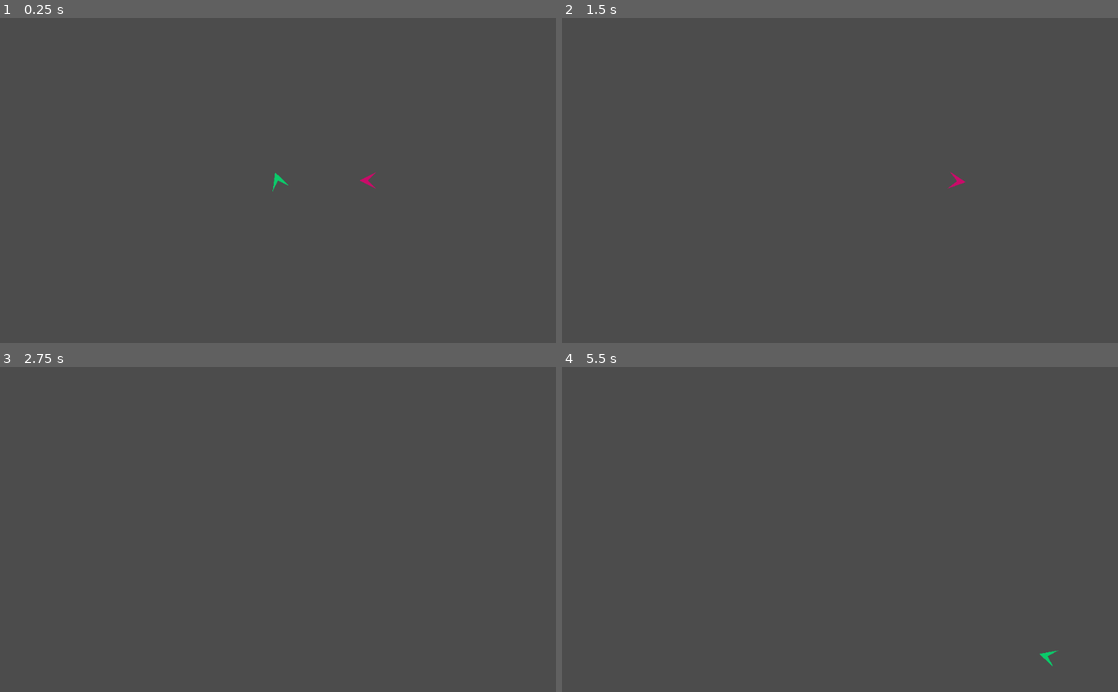
Above: before the commit, frames 1-4 (two rows, left to right).
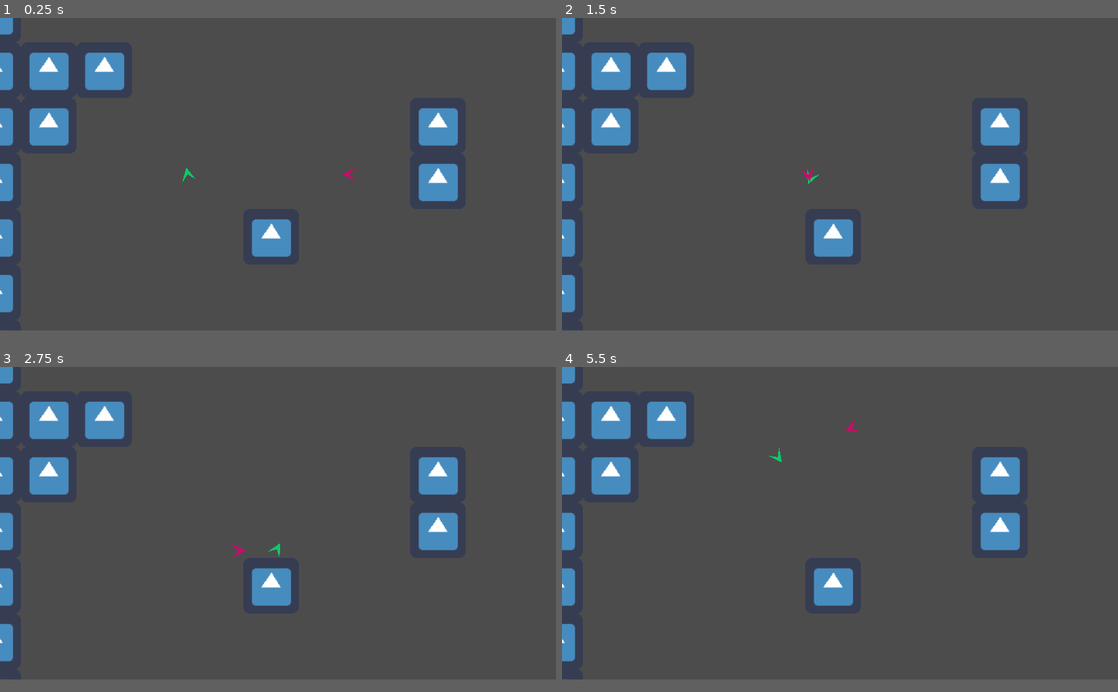
Above: after the commit, the same moments.

Repository: Leuug/DreamArcade
Game: Godot game, scene res://src/test_level.tscn
Same seed, same stepped clock (60 frames per second), same inputs: the game is played once before the commit and once after it. Before the commit the project has no main scene; this scene is started directly in both runs. The engine's default icon, where the game draws it, is replaced by a stand-in: a white triangle on a blue panel in a dark square.
Inputs (mouse positions are in pixels of both pictures, inside the frame that each line leads up to):
- Up to frame 1 (0.25 s): no input
- Up to frame 2 (1.5 s): move the mouse to (962, 164) at 0.52 s; hold D (move_right) 0.53-1.28 s; move the mouse to (728, 196) at 1.27 s; hold S (move_down) from 1.28 s (still down)
- Up to frame 3 (2.75 s): move the mouse to (333, 458) at 2.02 s; release S (move_down) at 2.03 s; hold D (move_right) from 2.03 s (still down)
- Up to frame 4 (5.5 s): move the mouse to (812, 594) at 2.77 s; release D (move_right) at 2.78 s; hold W (move_up) 2.78-3.53 s; move the mouse to (1006, 578) at 3.52 s; hold A (move_left) 3.53-5.03 s; tap F3 (decrease_volume, bound only after the commit) at 4.15 s; move the mouse to (673, 480) at 4.27 s; tap F11 (full_screen_mode_shift, bound only after the commit) at 4.9 s; move the mouse to (867, 529) at 5.02 s; hold S (move_down) from 5.03 s (still down)
In our replay, the window is 800x468 before the commit and 800x450 after it. These sizes can differ from the game's own. Grey fills any space a smaller window leaves; there, only what the larger window draws over its background counts as a difference.

The runs differ from the first frame. In frame 1, 6.5% of the frame differs, in the area x 0-83%, y 0-91%; in frame 2, 6.5%; in frame 3, 6.4%; in frame 4, 6.5%.

Commit message:
Added 'Game' Singleton & Updated motion/friction
move_and_slide and move_and_collide done right.

Diff:
--- a/project.godot
+++ b/project.godot
@@ -16,7 +16,43 @@
 [application]
 
 config/name="Dream Arcade"
+run/main_scene="res://src/test_level.tscn"
 config/icon="res://icon.png"
+
+[autoload]
+
+Game="*res://src/autoload/game.gd"
+
+[display]
+
+window/size/width=1280
+window/size/height=720
+window/size/resizable=false
+window/stretch/mode="2d"
+window/stretch/aspect="keep"
+
+[importer_defaults]
+
+texture={
+"compress/bptc_ldr": 0,
+"compress/hdr_mode": 0,
+"compress/lossy_quality": 0.7,
+"compress/mode": 0,
+"compress/normal_map": 0,
+"detect_3d": false,
+"flags/anisotropic": false,
+"flags/filter": false,
+"flags/mipmaps": false,
+"flags/repeat": 0,
+"flags/srgb": 2,
+"process/HDR_as_SRGB": false,
+"process/fix_alpha_border": true,
+"process/invert_color": false,
+"process/premult_alpha": false,
+"size_limit": 0,
+"stream": false,
+"svg/scale": 1.0
+}
 
 [input]
 
@@ -40,6 +76,26 @@
 "events": [ Object(InputEventKey,"resource_local_to_scene":false,"resource_name":"","device":0,"alt":false,"shift":false,"control":false,"meta":false,"command":false,"pressed":false,"scancode":83,"unicode":0,"echo":false,"script":null)
  ]
 }
+full_screen_mode_shift={
+"deadzone": 0.5,
+"events": [ Object(InputEventKey,"resource_local_to_scene":false,"resource_name":"","device":0,"alt":false,"shift":false,"control":false,"meta":false,"command":false,"pressed":false,"scancode":16777254,"unicode":0,"echo":false,"script":null)
+ ]
+}
+decrease_volume={
+"deadzone": 0.5,
+"events": [ Object(InputEventKey,"resource_local_to_scene":false,"resource_name":"","device":0,"alt":false,"shift":false,"control":false,"meta":false,"command":false,"pressed":false,"scancode":16777246,"unicode":0,"echo":false,"script":null)
+ ]
+}
+increase_volume={
+"deadzone": 0.5,
+"events": [ Object(InputEventKey,"resource_local_to_scene":false,"resource_name":"","device":0,"alt":false,"shift":false,"control":false,"meta":false,"command":false,"pressed":false,"scancode":16777247,"unicode":0,"echo":false,"script":null)
+ ]
+}
+restart={
+"deadzone": 0.5,
+"events": [ Object(InputEventKey,"resource_local_to_scene":false,"resource_name":"","device":0,"alt":false,"shift":false,"control":false,"meta":false,"command":false,"pressed":false,"scancode":82,"unicode":0,"echo":false,"script":null)
+ ]
+}
 
 [layer_names]
 
--- /dev/null
+++ b/src/autoload/game.gd
@@ -0,0 +1,88 @@
+extends Node
+"""
+Lida com o comportamento geral do jogo.
+"""
+
+signal volume_changed
+signal mute_toggled
+signal fullscreen_mode_changed
+signal score_changed
+
+const VOLUME_STEP = 0.1
+var score: int setget set_score
+
+
+func _input(event: InputEvent) -> void:
+
+	if Engine.is_editor_hint():
+		return
+
+	if event.is_action_pressed("full_screen_mode_shift"):
+		set_fullscreen()
+
+	if event.is_action_pressed("decrease_volume"):
+		decrease_volume()
+
+	if event.is_action_pressed("increase_volume"):
+		increase_volume()
+
+	if event.is_action_pressed("restart"):
+		var errors: int = get_tree().reload_current_scene()
+
+		assert(errors == OK)
+
+
+func increase_volume(channel: int = AudioServer.get_bus_index("Master")) -> void:
+	set_volume(linear2db(db2linear(AudioServer.get_bus_volume_db(channel))  + VOLUME_STEP), channel)
+
+
+func decrease_volume(channel: int = AudioServer.get_bus_index("Master")) -> void:
+	set_volume(linear2db(db2linear(AudioServer.get_bus_volume_db(channel))  - VOLUME_STEP), channel)
+
+
+func set_volume(value: float, channel: int = AudioServer.get_bus_index("Master")) -> void:
+	"""
+	Altera o volume do jogo para o valor (linear) indicado.
+	"""
+	var is_muted := AudioServer.is_bus_mute(channel)
+	var mute := is_muted
+
+	if value <= -80:
+
+		if not is_muted:
+			mute = true
+
+	elif value <= 0:
+
+		AudioServer.set_bus_volume_db(channel, value)
+		emit_signal("volume_changed", channel, value)
+
+		if is_muted:
+			mute = false
+
+	if is_muted != mute:
+		mute_toggle(channel)
+
+
+func mute_toggle(channel: int = AudioServer.get_bus_index("Master")) -> void:
+	"""
+	Alterna o modo de Mudez do canal áudio indicado.
+	"""
+	var value = not AudioServer.is_bus_mute(channel)
+
+	AudioServer.set_bus_mute(channel, value)
+	emit_signal("mute_toggled", channel, value)
+
+
+func set_fullscreen(mode: bool = not OS.window_fullscreen) -> void:
+	"""
+	Alterna o modo de Tela Cheia.
+	"""
+	OS.window_fullscreen = mode
+	emit_signal("fullscreen_mode_changed")
+
+
+func set_score(value: int) -> void:
+
+	score = value
+	emit_signal("score_changed")
--- a/src/bodies/character/enemie.gd
+++ b/src/bodies/character/enemie.gd
@@ -43,8 +43,7 @@
 		States.IDLE:
 			apply_friction(acceleration * delta)
 
-	motion = move_and_slide(motion)
-#	move_and_collide(motion / 1000) # alternativa
+	motion = move_and_slide(motion) # move_and_slide ultiliza delta internamente
 
 
 func set_player(value: PhysicsBody2D) -> void:
--- a/src/bodies/character/player.gd
+++ b/src/bodies/character/player.gd
@@ -27,7 +27,7 @@
 	else:
 		apply_movement(axis * acceleration * delta)
 
-	motion = move_and_slide(motion)
+	move_and_collide(motion * delta)
 
 
 func _look(delta: float, relative_position: Vector2) -> void:
--- a/src/bodies/characters.gd
+++ b/src/bodies/characters.gd
@@ -3,8 +3,8 @@
 Script base para todos os personagens do jogo. Implementa as movimentações
 básicas (fricção e aceleração), seguindo a orientação 'Top-Down'.
 """
-export(float, 0, 10000) var max_speed: float = 500
-export(float, 0, 10000) var acceleration: float = 2000
+export(float, 0, 1000) var max_speed: float = 100 # px/ sec
+export(float, 0, 1000) var acceleration: float = 200 # (px/ sec) amount // Quantidade de px por segundo que acrescenta na velocidade a cada segundo.
 
 var motion: Vector2 = Vector2.ZERO
 
@@ -13,11 +13,7 @@
 	"""
 	Aplica fricção (desaceleração) ao motion.
 	"""
-	if motion.length() > amount:
-		motion -= motion.normalized() * amount
-
-	else:
-		motion = Vector2.ZERO
+	motion = motion.move_toward(Vector2.ZERO, amount)
 
 
 func apply_movement(velocity: Vector2) -> void:
--- a/src/test_level.tscn
+++ b/src/test_level.tscn
@@ -1,11 +1,44 @@
-[gd_scene load_steps=3 format=2]
+[gd_scene load_steps=6 format=2]
 
 [ext_resource path="res://src/bodies/character/player.tscn" type="PackedScene" id=1]
 [ext_resource path="res://src/bodies/character/enemie.tscn" type="PackedScene" id=2]
+[ext_resource path="res://icon.png" type="Texture" id=3]
+
+[sub_resource type="ConvexPolygonShape2D" id=1]
+points = PoolVector2Array( 64, 64, 0, 64, 0, 0, 64, 0 )
+
+[sub_resource type="TileSet" id=2]
+0/name = "icon.png 0"
+0/texture = ExtResource( 3 )
+0/tex_offset = Vector2( 0, 0 )
+0/modulate = Color( 1, 1, 1, 1 )
+0/region = Rect2( 0, 0, 64, 64 )
+0/tile_mode = 0
+0/occluder_offset = Vector2( 0, 0 )
+0/navigation_offset = Vector2( 0, 0 )
+0/shape_offset = Vector2( 0, 0 )
+0/shape_transform = Transform2D( 1, 0, 0, 1, 0, 0 )
+0/shape = SubResource( 1 )
+0/shape_one_way = false
+0/shape_one_way_margin = 1.0
+0/shapes = [ {
+"autotile_coord": Vector2( 0, 0 ),
+"one_way": false,
+"one_way_margin": 1.0,
+"shape": SubResource( 1 ),
+"shape_transform": Transform2D( 1, 0, 0, 1, 0, 0 )
+} ]
+0/z_index = 0
 
 [node name="TestLevel" type="Node"]
 
+[node name="TileMap" type="TileMap" parent="."]
+tile_set = SubResource( 2 )
+format = 1
+tile_data = PoolIntArray( 0, 0, 0, 1, 0, 0, 2, 0, 0, 3, 0, 0, 4, 0, 0, 5, 0, 0, 6, 0, 0, 7, 0, 0, 8, 0, 0, 9, 0, 0, 10, 0, 0, 11, 0, 0, 12, 0, 0, 13, 0, 0, 14, 0, 0, 15, 0, 0, 65536, 0, 0, 65551, 0, 0, 131072, 0, 0, 131073, 0, 0, 131074, 0, 0, 131087, 0, 0, 196608, 0, 0, 196609, 0, 0, 196616, 0, 0, 196623, 0, 0, 262144, 0, 0, 262152, 0, 0, 262159, 0, 0, 327680, 0, 0, 327685, 0, 0, 327695, 0, 0, 393216, 0, 0, 393231, 0, 0, 458752, 0, 0, 458767, 0, 0, 524288, 0, 0, 524303, 0, 0, 589824, 0, 0, 589825, 0, 0, 589826, 0, 0, 589827, 0, 0, 589828, 0, 0, 589829, 0, 0, 589830, 0, 0, 589831, 0, 0, 589832, 0, 0, 589833, 0, 0, 589834, 0, 0, 589835, 0, 0, 589836, 0, 0, 589837, 0, 0, 589838, 0, 0, 589839, 0, 0 )
+
 [node name="Player" parent="." instance=ExtResource( 1 )]
+position = Vector2( 256, 280 )
 
 [node name="Polygon2D" type="Polygon2D" parent="Player"]
 color = Color( 0.0431373, 0.792157, 0.415686, 1 )
@@ -15,16 +48,13 @@
 }
 
 [node name="Enemie" parent="." instance=ExtResource( 2 )]
-position = Vector2( 112, 0 )
-max_speed = 250.0
-acceleration = 1000.0
+position = Vector2( 448, 280 )
 
 [node name="Polygon2D" type="Polygon2D" parent="Enemie"]
 color = Color( 0.792157, 0.0431373, 0.411765, 1 )
 polygon = PoolVector2Array( -8, -8, 0, 0, -8, 8, 8, 0 )
 
 [node name="Camera2D" type="Camera2D" parent="."]
+position = Vector2( 360, 280 )
 current = true
 zoom = Vector2( 0.5, 0.5 )
-
-[editable path="Player"]
